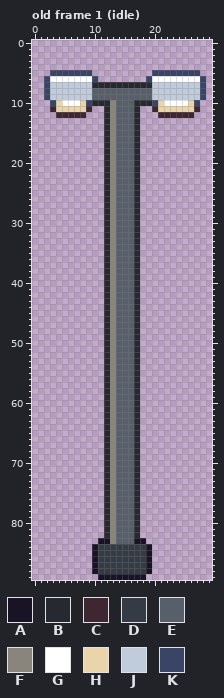
Pixel-art file -- art/roadside/roadside-street-lamp@50.aseprite. Above: the version before the commit.
30x90 pixels, 1 frame. Shown: old frame 1 (idle). The commit also changed other frames, which this record leaves out.
Palette (. is transparent): A #181425  B #26292f  C #3e2731  D #353b45  E #57606a  F #8a857c  G #ffffff  H #ead4aa  J #c0cbdc  K #3a4466
Pixels before, old frame 1 (idle) (only the part around the change), first column x 0:
 1 ..............................
 2 ..............................
 3 ..............................
 4 ..............................
 5 ...KKKKKKK..........KKKKKKKK..
 6 ..KGGGGGGGK........KGGGGGGGGK.
 7 ..KJJJJJJJBBBBBBBBBBJJJJJJJJK.
 8 ..KJJJJJJJEEEEEEEEEEJJJJJJJJK.
 9 ..KJJJJJJJEEEEEEEEEEJJJJJJJJK.
10 ...KHGGGHKBBBFEEEBBBKHGGGGHK..
11 ...CHHHHHC..BFEEEB..CHHHHHHC..
12 ....CCCCC...BFEEEB...CCCCCC...
13 ............BFEEEB............
14 ............BFEEEB............
15 ............BFEEEB............
16 ............BFEEEB............
17 ............BFEEEB............
18 ............BFEEEB............
19 ............BFEEEB............
20 ............BFEEEB............
21 ............BFEEEB............
22 ............BFEEEB............
23 ............BFEEEB............
24 ............BFEEEB............
25 ............BFEEEB............
26 ............BFEEEB............
After the commit:
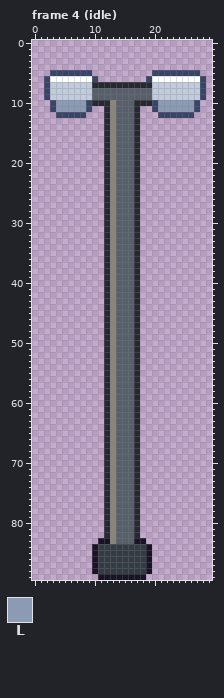
Colours new in this view: L #8b9bb4
A new or re-ordered frame is compared with the old frame closest to it.
Difference:
frames 1 -> 6
Changed rows in their new state; - is an unchanged pixel.
Frame 4 (idle) is new; against old frame 1 (idle):
first column x 3:
10 -LLLLL------------LLLLLL-
11 KLLLLLK----------KLLLLLLK
12 -KKKKK------------KKKKKK-
Where, in picture pixels (left, top, right, bottom), the same in both pictures:
changed: (50, 100, 92, 118)
changed: (152, 100, 200, 118)
